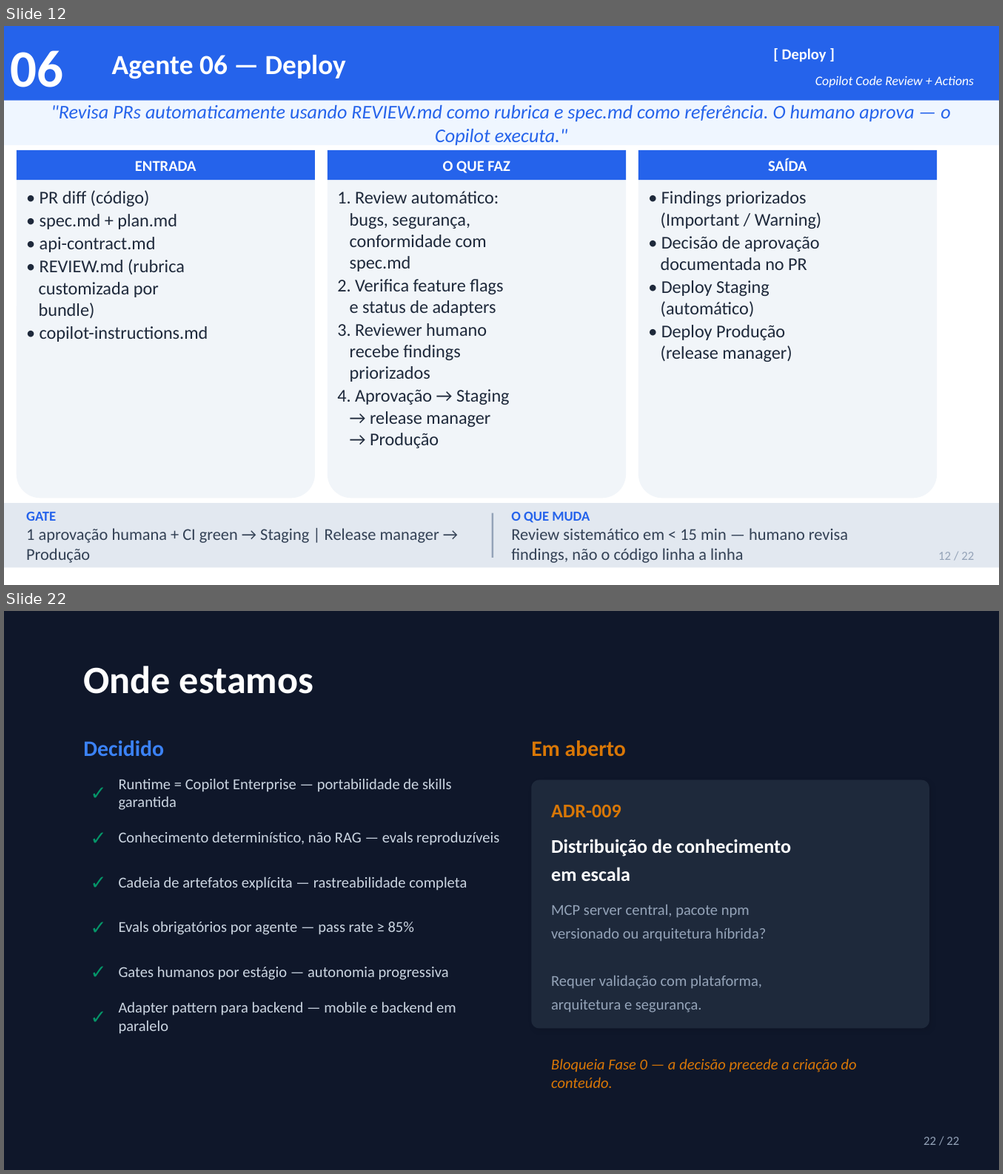
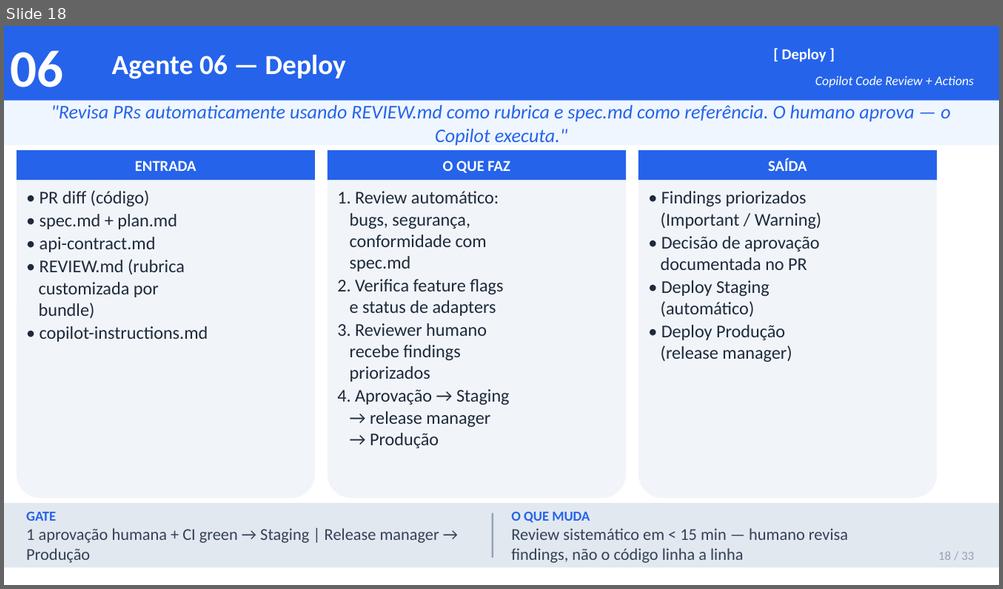
Before and after one commit to jpsslink/sdlc-agentico, a slide deck: esteira-agentica-pitch.pptx. Shown one above the other, each under a label of ours: slides 12 and 22 before the commit, slide 18 after it; the slides between them are not shown. The pictures are 1003x1174 and 1003x589 pixels, drawn with LibreOffice and Linux fonts; fonts in the diff are those of the drawing. Boxes give left, top, right and bottom in pixels: in the first picture for what was removed or moved away, otherwise in the second. Text is boxed around its words. In the diff, an @@ line names an element or a change of style, - is before the commit and + after.

```diff
--- a/esteira-agentica-pitch.pptx
+++ b/esteira-agentica-pitch.pptx
@@ slide 22 removed at <box>4,611,999,1170</box>, background #0F172A @@
@@ text removed at <box>83,666,313,694</box> @@
-Onde estamos
@@ text removed at <box>83,741,164,756</box> @@
-Decidido
@@ text removed at <box>531,741,626,756</box> @@
-Em aberto
@@ text removed at <box>84,775,114,810</box> @@
-✓
@@ text removed at <box>119,778,452,810</box> @@
-Runtime = Copilot Enterprise — portabilidade de skills garantida
@@ rounded rectangle removed at <box>531,780,929,1028</box> @@
@@ text removed at <box>551,805,621,817</box> @@
-ADR-009
@@ text removed at <box>84,820,114,854</box> @@
-✓
@@ text removed at <box>119,832,499,846</box> @@
-Conhecimento determinístico, não RAG — evals reproduzíveis
@@ text removed at <box>551,839,791,881</box> @@
-Distribuição de conhecimento
-em escala
@@ text removed at <box>84,865,114,900</box> @@
-✓
@@ text removed at <box>119,877,466,891</box> @@
-Cadeia de artefatos explícita — rastreabilidade completa
@@ text removed at <box>84,909,114,944</box> @@
-✓
@@ text removed at <box>119,921,415,935</box> @@
-Evals obrigatórios por agente — pass rate ≥ 85%
@@ text removed at <box>551,905,765,1013</box> @@
-MCP server central, pacote npm
-versionado ou arquitetura híbrida?
-Requer validação com plataforma,
-arquitetura e segurança.
@@ text removed at <box>84,954,114,989</box> @@
-✓
@@ text removed at <box>119,966,449,980</box> @@
-Gates humanos por estágio — autonomia progressiva
@@ text removed at <box>84,999,114,1034</box> @@
-✓
@@ text removed at <box>119,1002,456,1034</box> @@
-Adapter pattern para backend — mobile e backend em paralelo
@@ text removed at <box>551,1059,856,1088</box> @@
-Bloqueia Fase 0 — a decisão precede a criação do conteúdo.
@@ text removed at <box>923,1137,959,1145</box> @@
-22 / 22
@@ what was slide 12 is now slide 18 @@
@@ slide 18 changed as well @@
@@ text at <box>938,552,973,560</box>: text changed @@
-12 / 22
+18 / 33
```
Also in this commit, not shown: 15 other slides changed, 13 slides added, 1 other slide removed.
